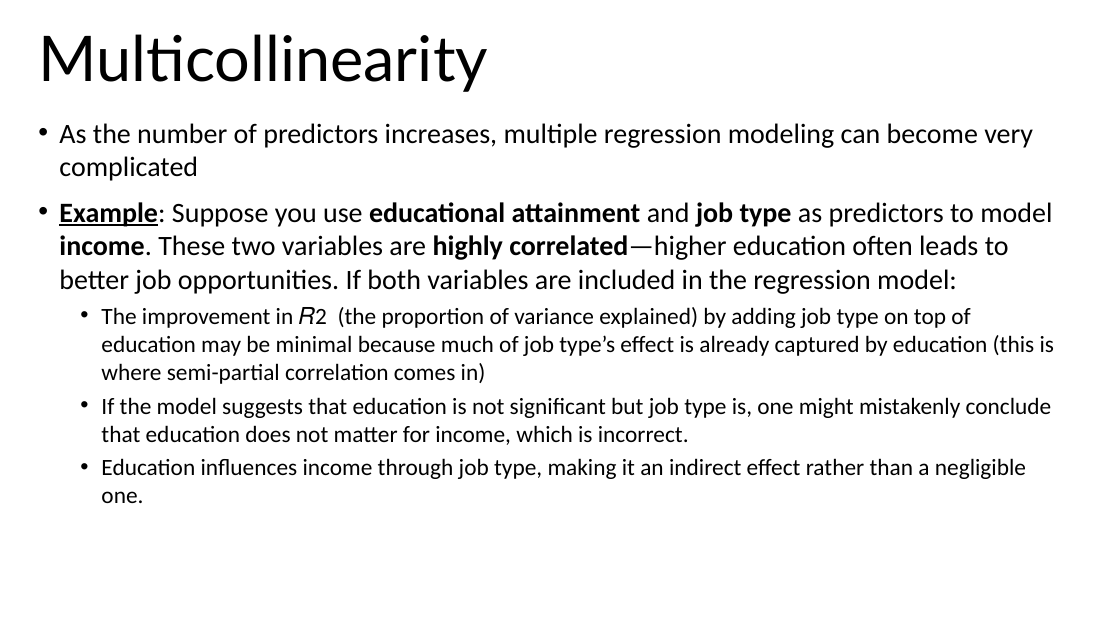
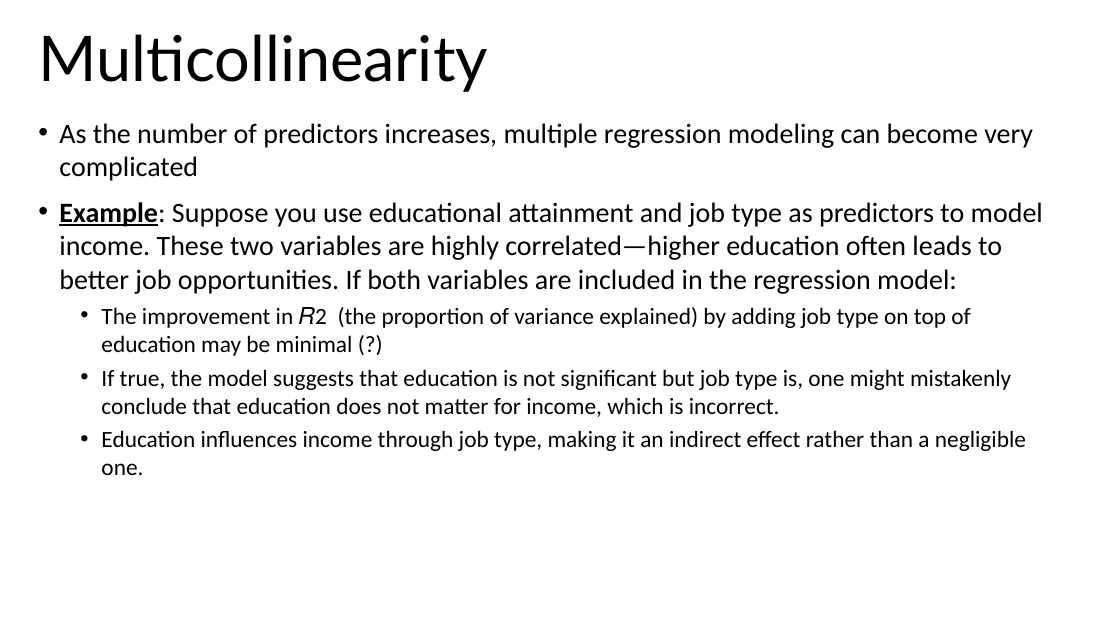
Before and after one commit to bigdataforsocialjustice/stats-for-social-justice, a slide deck: slide 17 of slides/dummy/dummy_vars.pptx (slide 16 before the commit). Drawn at 1120x630 pixels with LibreOffice and Linux fonts; fonts in the diff are those of the drawing. Boxes give left, top, right and bottom in pixels: in the first picture for what was removed or moved away, otherwise in the second. Text is boxed around its words. In the diff, an @@ line names an element or a change of style, - is before the commit and + after.

```diff
--- a/slides/dummy/dummy_vars.pptx
+++ b/slides/dummy/dummy_vars.pptx
@@ text at [59, 202, 1043, 294]: bold off in "educational attainment job type income. highly correlated—hi ..." @@
@@ text at [101, 307, 1011, 417]: text changed @@
-  • The improvement in 𝑅2 (the proportion of variance explained) by adding job type on top of education may be minimal because much of job type’s effect is already captured by education (this is where semi-partial correlation comes in)
-  • If the model suggests that education is not significant but job type is, one might mistakenly conclude that education does not matter for income, which is incorrect.
+  • The improvement in 𝑅2 (the proportion of variance explained) by adding job type on top of education may be minimal (?)
+  • If true, the model suggests that education is not significant but job type is, one might mistakenly conclude that education does not matter for income, which is incorrect.
```
Also in this commit, not shown: 13 other slides changed, 1 slide added.
